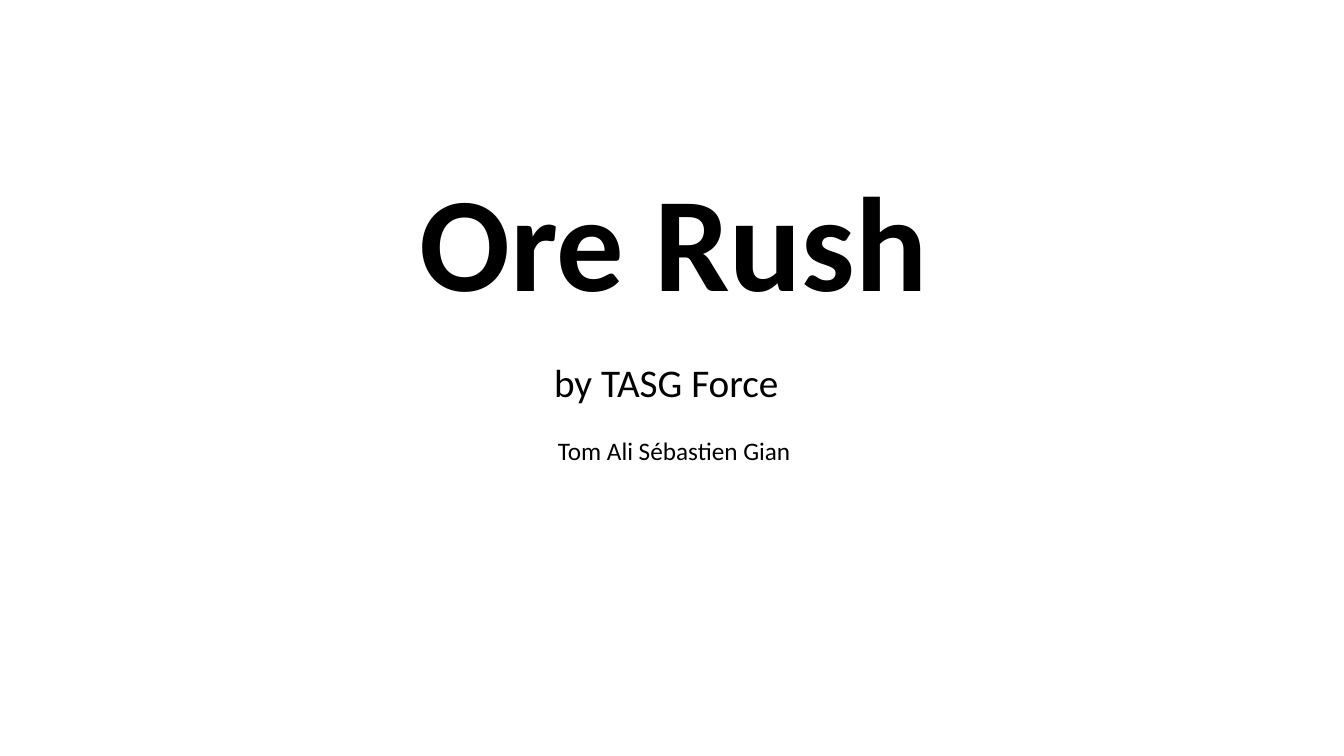
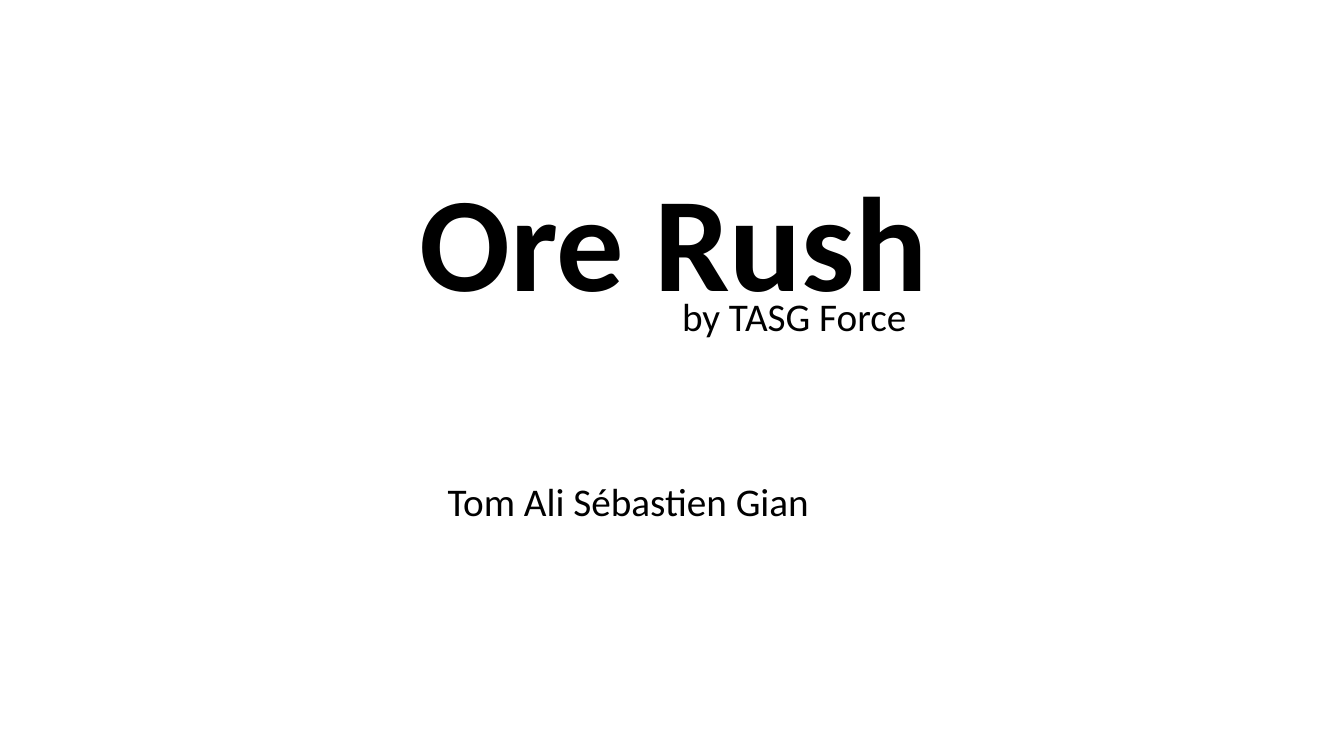
Before and after one commit to Siesma/OreRush, a slide deck: slide 1 of documents/Milestone_1_Presentation.pptx. Drawn at 1344x756 pixels with LibreOffice and Linux fonts; fonts in the diff are those of the drawing. Boxes give left, top, right and bottom in pixels: in the first picture for what was removed or moved away, otherwise in the second. Text is boxed around its words. In the diff, an @@ line names an element or a change of style, - is before the commit and + after.

```diff
--- a/documents/Milestone_1_Presentation.pptx
+++ b/documents/Milestone_1_Presentation.pptx
@@ subtitle "by TASG Force": place and size @@
-subtitle "by TASG Force" at [554,369,778,404]
+subtitle "by TASG Force" at [682,303,906,338]
@@ text "Tom Ali Sébastien Gian": place and size @@
-text "Tom Ali Sébastien Gian" at [558,442,790,461]
+text "Tom Ali Sébastien Gian" at [448,488,809,517]
@@ text "Tom Ali Sébastien Gian" at [448,488,809,517]: size 18 to 28 pt @@
```
Also in this commit, not shown: 2 other slides changed, 1 slide added.
